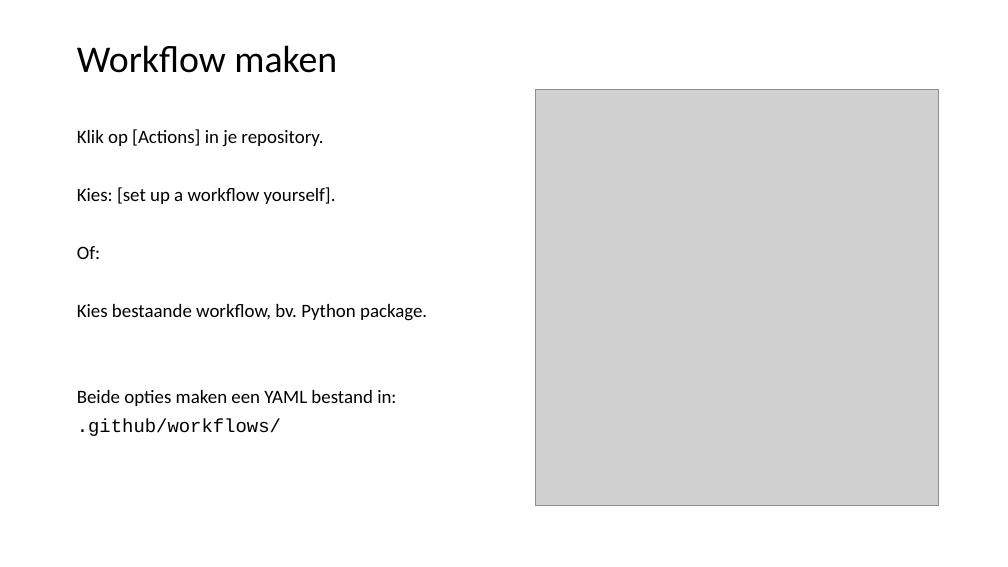
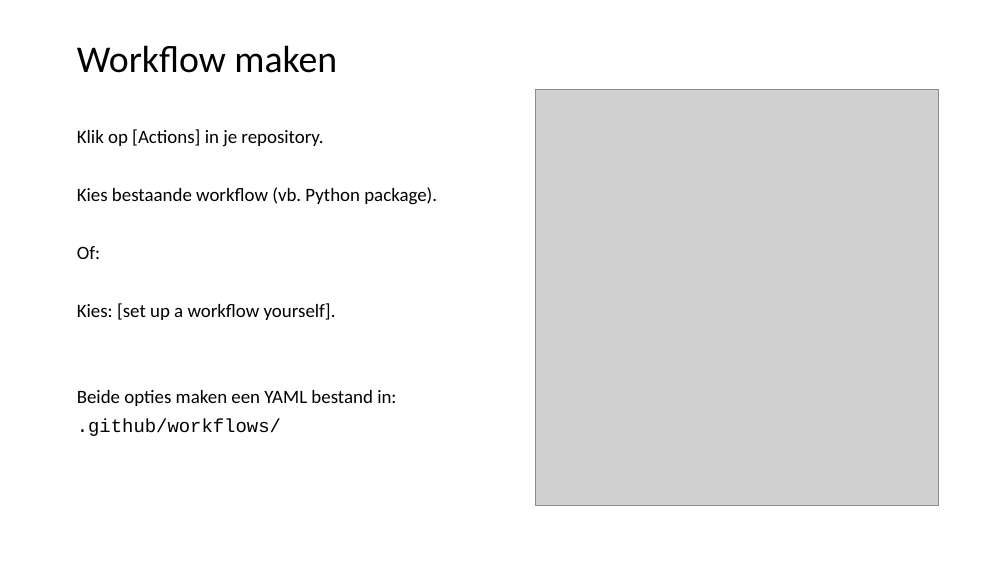
Before and after one commit to LFKoning/knowledge-sharing, a slide deck: slide 30 of git_course/2_collaboration/git_collaboration.pptx. Drawn at 1008x567 pixels with LibreOffice and Linux fonts; fonts in the diff are those of the drawing; grey boxes stand for pictures. Boxes give left, top, right and bottom in pixels: in the first picture for what was removed or moved away, otherwise in the second. Text is boxed around its words. In the diff, an @@ line names an element or a change of style, - is before the commit and + after.

```diff
--- a/git_course/2_collaboration/git_collaboration.pptx
+++ b/git_course/2_collaboration/git_collaboration.pptx
@@ text at bbox=[77, 187, 437, 259]: paragraphs added @@
+Kies bestaande workflow (vb. Python package).
+Of:
@@ text at bbox=[77, 246, 427, 321]: paragraphs removed @@
-Of:
-Kies bestaande workflow, bv. Python package.
```
Also in this commit, not shown: 2 other slides changed, 2 other files.
